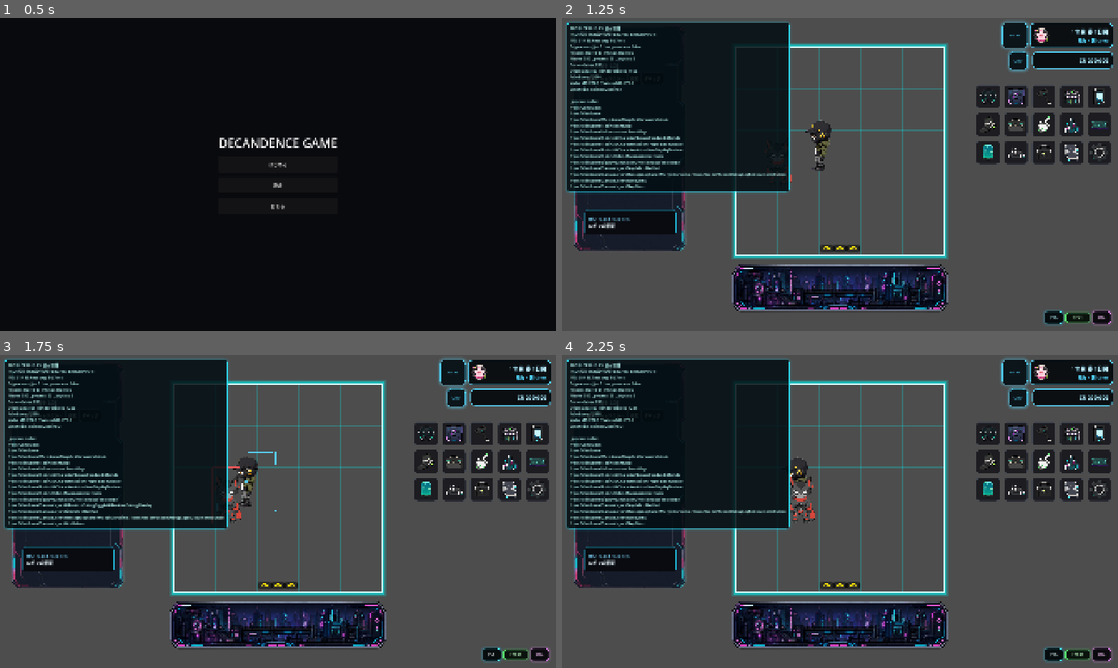
Above: before the commit, frames 1-4 (two rows, left to right).
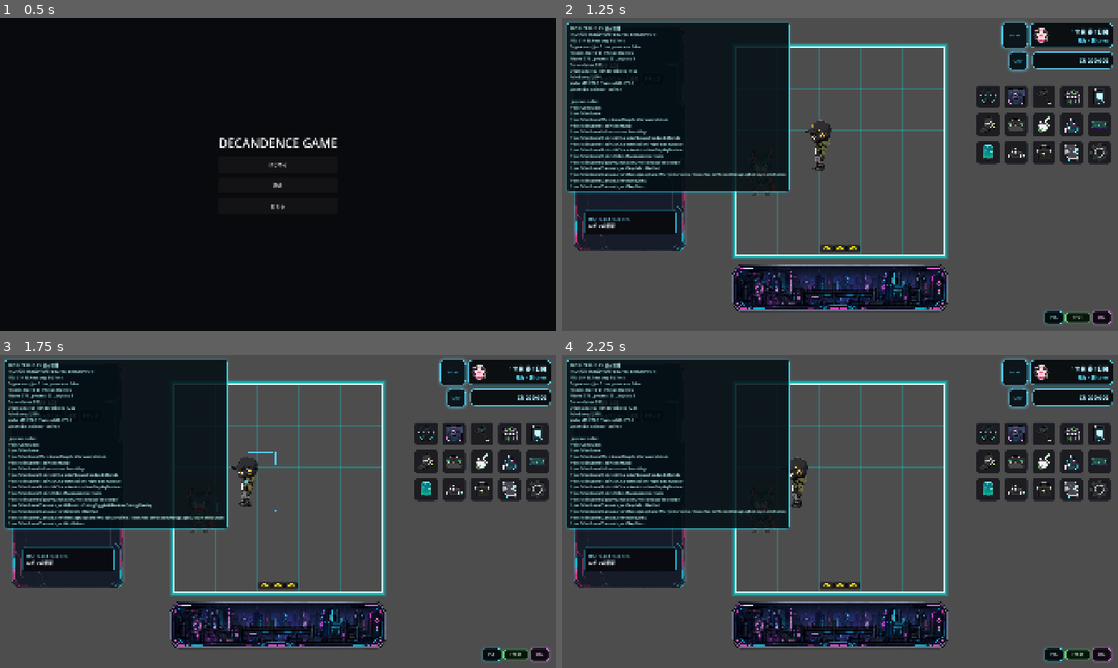
Above: after the commit, the same moments.

Repository: grimoire1089-coder/optimistic
Game: Godot game, scene res://Scenes/Boot/TitleScene.tscn
Same seed, same stepped clock (60 frames per second), same inputs: the game is played once before the commit and once after it. Sound files missing from this copy of the repository are replaced by a short silence.
Inputs:
- Up to frame 1 (0.5 s): no input
- Up to frame 2 (1.25 s): click "はじめる" at 0.5 s
- Up to frame 3 (1.75 s): click "POS" at 1.25 s
- Up to frame 4 (2.25 s): click "POS-" at 2 s

Frame 1 is identical in both runs. In frame 2, less than 0.1% of the frame differs, in the area x 4-42%, y 10-57%; in frame 3, 0.2%; in frame 4, 0.3%, in the area x 4-46%, y 12-57%.
Error after the commit: Parse Error: Unexpected identifier "action_item_display_module" in class body. (res://Scripts/Characters/Zippy/ZippyActor.gd:252)

Commit message:
Show Zippy hydrate item and raise water threshold

Diff:
--- a/Scripts/Characters/Zippy/ZippyActor.gd
+++ b/Scripts/Characters/Zippy/ZippyActor.gd
@@ -7,6 +7,7 @@
 const WANDER_SCRIPT := preload("res://Scripts/Characters/Modules/AICharacterRandomWanderModule.gd")
 const SIT_SCRIPT := preload("res://Scripts/Characters/Modules/AICharacterReservedSitBehaviorModule.gd")
 const HYDRATE_SCRIPT := preload("res://Scripts/Characters/Modules/AICharacterTableSeatHydrateModule.gd")
+const ITEM_DISPLAY_SCRIPT := preload("res://Scripts/Characters/Modules/AICharacterActionItemDisplayModule.gd")
 const INVENTORY_SCRIPT := preload("res://Scripts/Characters/Robin/Modules/RobinInventoryModule.gd")
 const MoveSlot := preload("res://Scripts/Characters/Modules/AICharacterMovementCoordinator.gd")
 
@@ -31,6 +32,7 @@
 var inventory_module: RobinInventoryModule
 var hydrate_behavior_module: AICharacterTableSeatHydrateModule
 var sit_behavior_module: AICharacterReservedSitBehaviorModule
+var action_item_display_module: AICharacterActionItemDisplayModule
 
 
 func _ready() -> void:
@@ -43,6 +45,7 @@
 	_ensure_wander_module()
 	_ensure_hydrate_behavior_module()
 	_ensure_sit_behavior_module()
+	_ensure_action_item_display_module()
 	call_deferred("_finish_start_setup")
 
 
@@ -213,7 +216,7 @@
 	hydrate_behavior_module.name = "AICharacterTableSeatHydrateModule"
 	hydrate_behavior_module.inventory_module_path = NodePath("../ZippyInventoryModule")
 	hydrate_behavior_module.actor_grid_footprint = actor_grid_footprint
-	hydrate_behavior_module.hydrate_request_ratio = 0.35
+	hydrate_behavior_module.hydrate_request_ratio = 0.5
 	hydrate_behavior_module.nearby_refill_distance = 48.0
 	hydrate_behavior_module.refill_cooldown_seconds = 0.0
 	hydrate_behavior_module.apply_need_effect_after_refill = true
@@ -235,6 +238,21 @@
 	sit_behavior_module.sit_duration_range = Vector2(8.0, 16.0)
 	sit_behavior_module.retry_cooldown_range = Vector2(6.0, 12.0)
 	add_child(sit_behavior_module)
+
+
+func _ensure_action_item_display_module() -> void:
+	action_item_display_module = get_node_or_null("AICharacterActionItemDisplayModule") as AICharacterActionItemDisplayModule
+	if action_item_display_module != null:
+		return
+	action_item_display_module = ITEM_DISPLAY_SCRIPT.new() as AICharacterActionItemDisplayModule
+	if action_item_display_module == null:
+		return
+	action_item_display_module.name = "AICharacterActionItemDisplayModule"
+	action_item_display_module.hydrate_behavior_path = NodePath("../AICharacterTableSeatHydrateModule")
+action_item_display_module.sit_behavior_path = NodePath("../AICharacterReservedSitBehaviorModule")
+action_item_display_module.item_center_offset = Vector2(0.0, -18.0)
+action_item_display_module.item_display_size = Vector2(70.0, 70.0)
+	add_child(action_item_display_module)
 
 
 func _finish_start_setup() -> void:
@@ -246,6 +264,8 @@
 		hydrate_behavior_module.setup(self)
 	if sit_behavior_module != null:
 		sit_behavior_module.setup(self)
+	if action_item_display_module != null:
+		action_item_display_module.setup(self)
 
 
 func _snap_start_position_to_grid() -> void:
